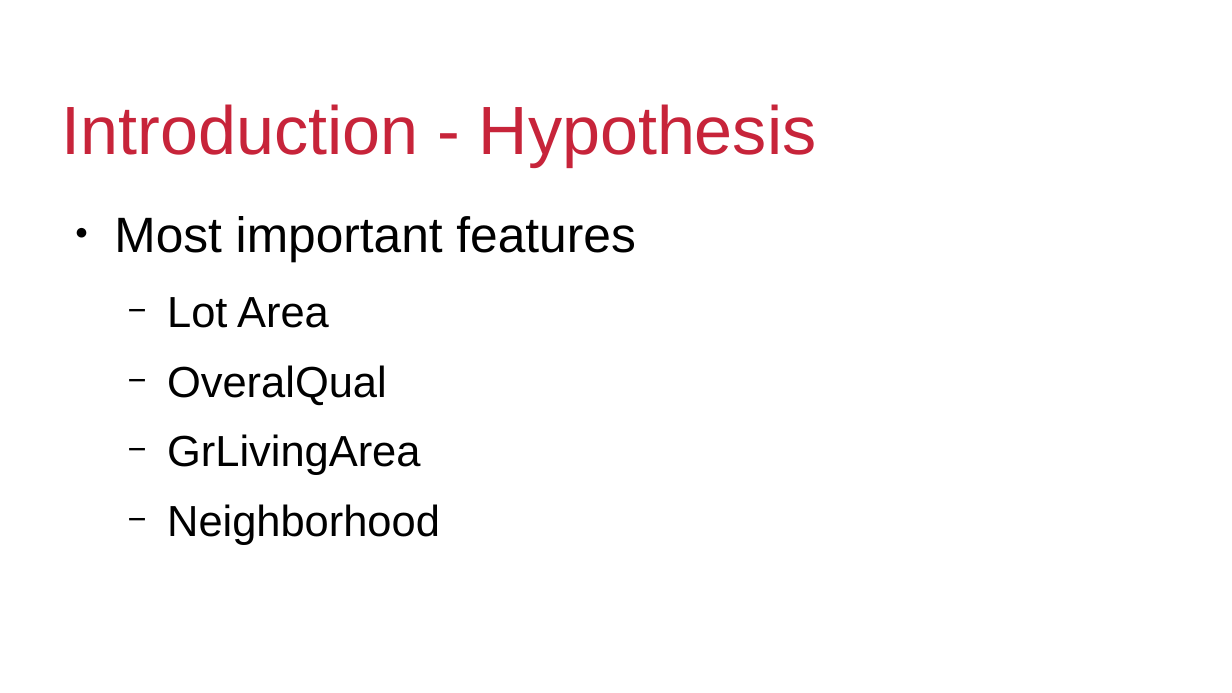
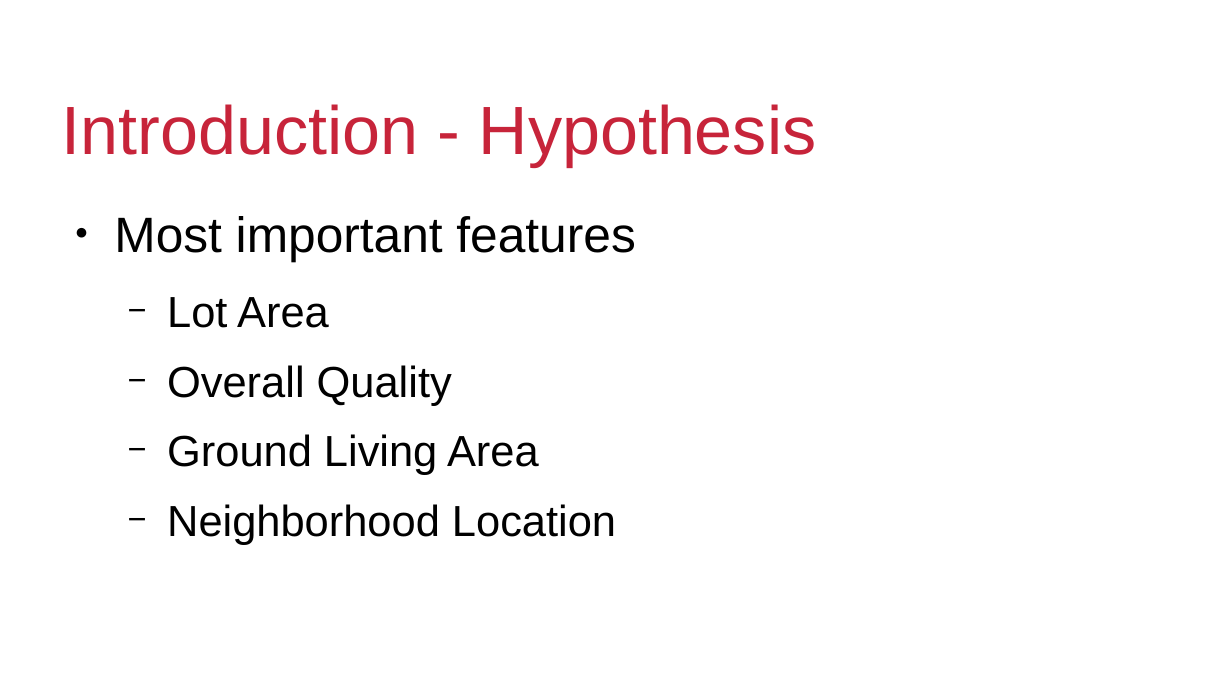
Before and after one commit to boubinmj/housing, a slide deck: slide 4 of AmesIowa.odp (slide 3 before the commit). Drawn at 1232x693 pixels with LibreOffice and Linux fonts; fonts in the diff are those of the drawing; background and template pictures are left out. Boxes give left, top, right and bottom in pixels: in the first picture for what was removed or moved away, otherwise in the second. Text is boxed around its words. In the diff, an @@ line names an element or a change of style, - is before the commit and + after.

```diff
--- a/AmesIowa.odp
+++ b/AmesIowa.odp
@@ text at (x1=167, y1=365, x2=616, y2=545): text changed @@
-  − OveralQual
-  − GrLivingArea
-  − Neighborhood
+  − Overall Quality
+  − Ground Living Area
+  − Neighborhood Location
```
Also in this commit, not shown: 1 other slide changed, 5 slides added, 3 other files.
